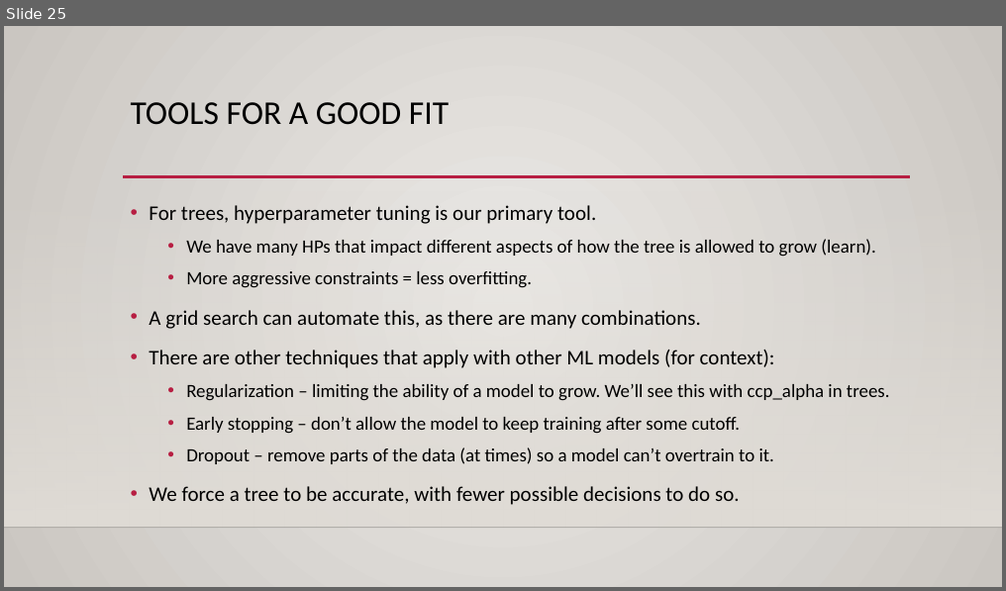
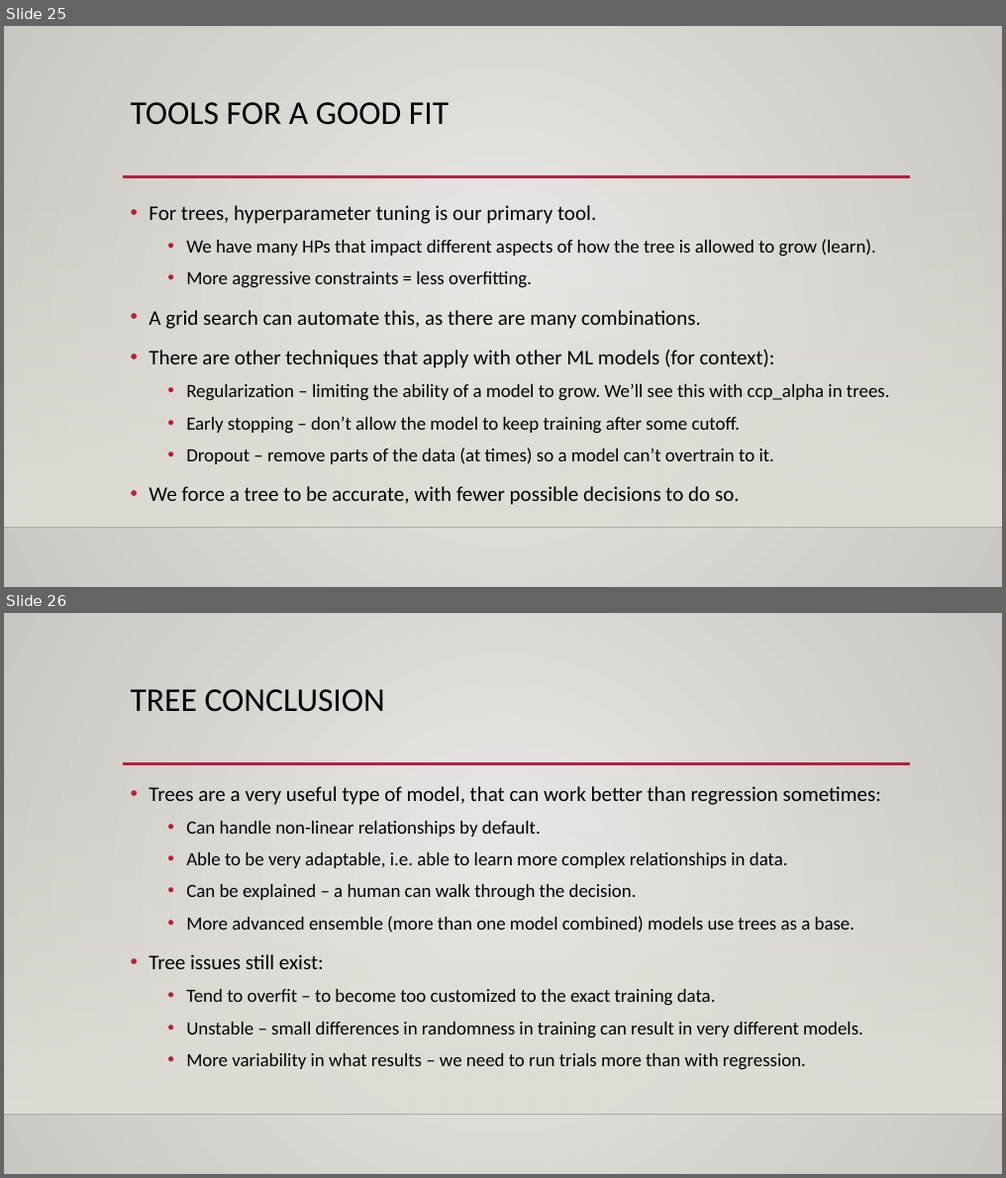
Before and after one commit to AkeemSemper/ML_for_Non_DS_Students, a slide deck: course_resources/slides/Used/019_Trees_over_under.pptx. Shown one above the other, each under a label of ours: slide 25 before the commit, slides 25 and 26 after it. The pictures are 1006x591 and 1006x1178 pixels, drawn with LibreOffice and Linux fonts; fonts in the diff are those of the drawing; background and template pictures are left out. Boxes give left, top, right and bottom in pixels: in the first picture for what was removed or moved away, otherwise in the second. Text is boxed around its words. In the diff, an @@ line names an element or a change of style, - is before the commit and + after.

```diff
--- a/course_resources/slides/Used/019_Trees_over_under.pptx
+++ b/course_resources/slides/Used/019_Trees_over_under.pptx
@@ slide 26 added at bbox=[4, 613, 1002, 1174], background gradient #ECEAE7 to #CAC7C1; not listed: 3 template elements that a slide beside it also shows @@
@@ title added at bbox=[131, 689, 385, 712], 32 pt, text #000000 @@
+TREE CONCLUSION
@@ text added at bbox=[149, 786, 881, 1070], 18 pt, text #000000 @@
+• Trees are a very useful type of model, that can work better than regression sometimes:
+  • Can handle non-linear relationships by default.
+  • Able to be very adaptable, i.e. able to learn more complex relationships in data.
+  • Can be explained – a human can walk through the decision.
+  • More advanced ensemble (more than one model combined) models use trees as a base.
+• Tree issues still exist:
+  • Tend to overfit – to become too customized to the exact training data.
+  • Unstable – small differences in randomness in training can result in very different models.
+  • More variability in what results – we need to run trials more than with regression.
```
Also in this commit, not shown: 3 slides changed, 1 slide removed, 1 other file.
